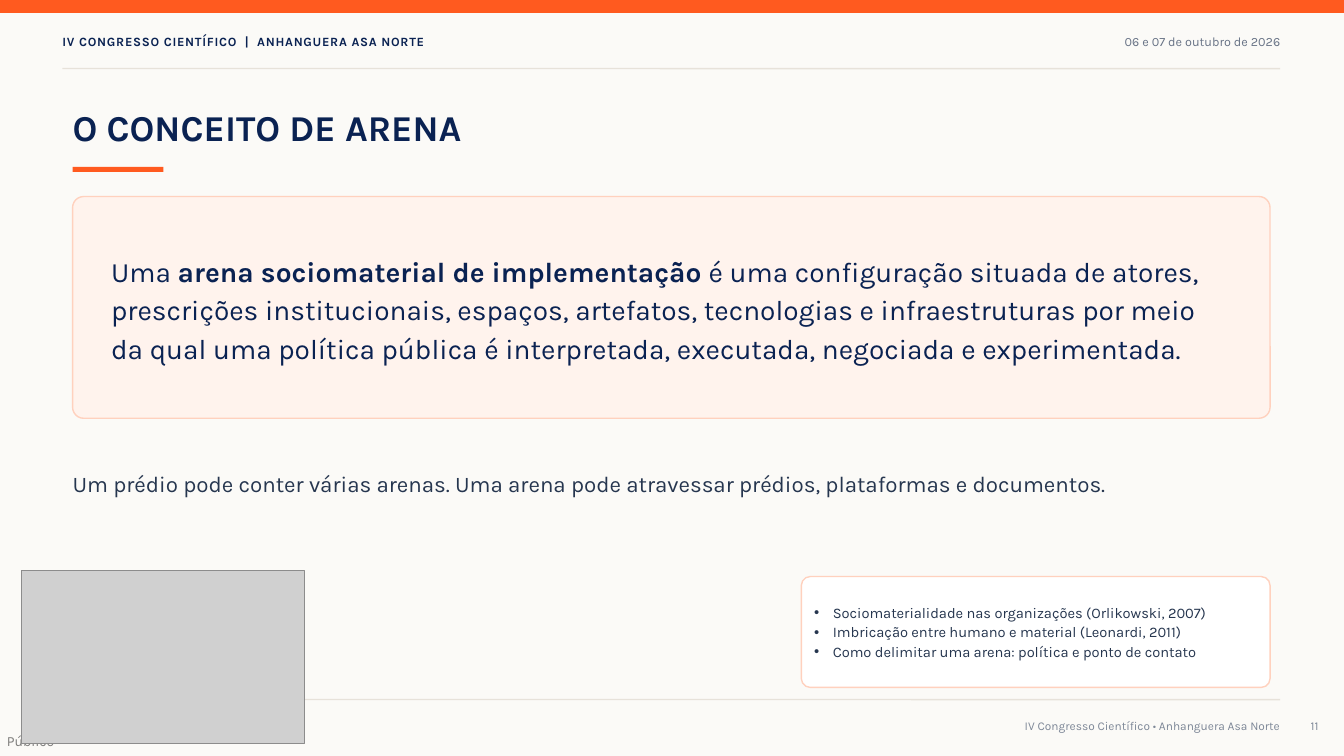
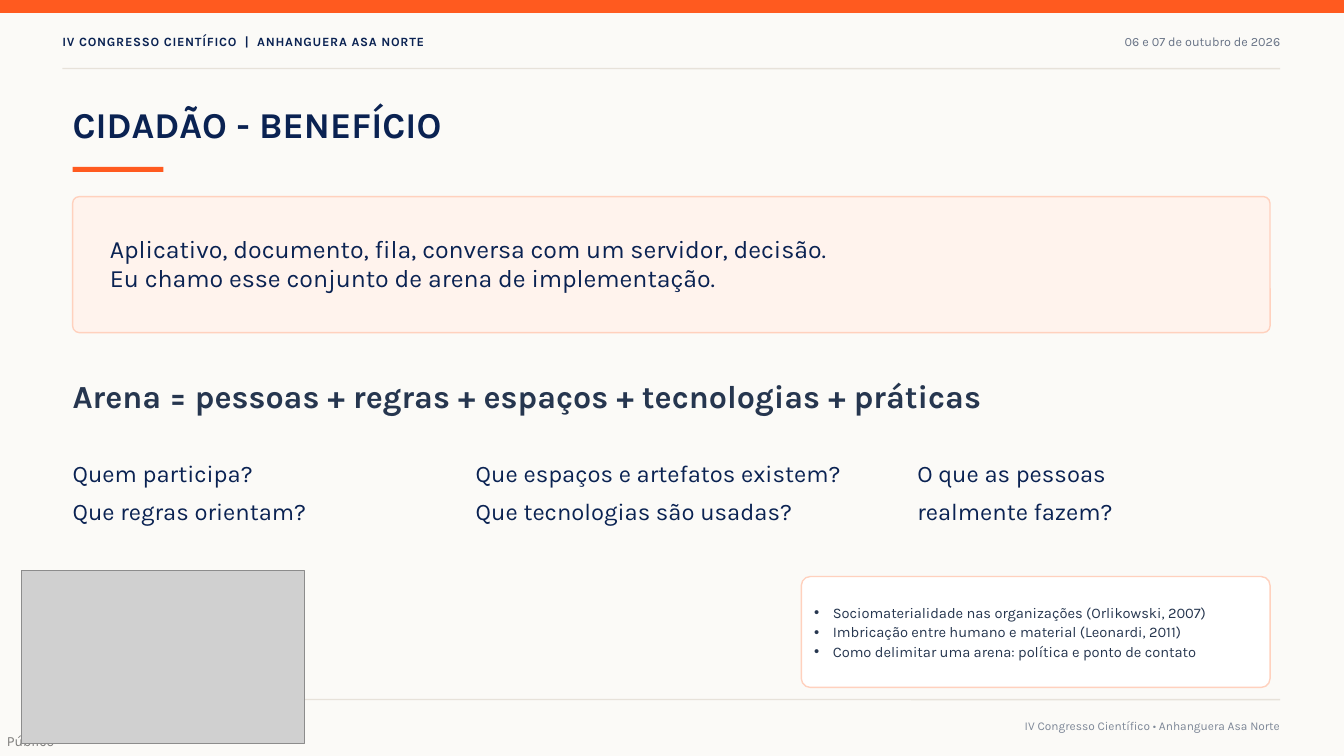
Before and after one commit to cnj-proj-icm/apresenta-o-anhanguera, a slide deck: slide 10 of Palestra_Igor_Caires_Machado_IV_Congresso.pptx (slide 11 before the commit). Drawn at 1344x756 pixels with LibreOffice and Linux fonts; fonts in the diff are those of the drawing; grey boxes stand for pictures. Boxes give left, top, right and bottom in pixels: in the first picture for what was removed or moved away, otherwise in the second. Text is boxed around its words. In the diff, an @@ line names an element or a change of style, - is before the commit and + after.

```diff
--- a/Palestra_Igor_Caires_Machado_IV_Congresso.pptx
+++ b/Palestra_Igor_Caires_Machado_IV_Congresso.pptx
@@ text at (73,105,441,139): text changed @@
-O CONCEITO DE ARENA
+CIDADÃO - BENEFÍCIO
@@ rounded rectangle "Aplicativo, documento, fila, conversa com ...": place and size @@
-rounded rectangle "Aplicativo, documento, fila, conversa com ..." at (73,197,1270,418)
+rounded rectangle "Aplicativo, documento, fila, conversa com ..." at (73,197,1270,333)
@@ text in rounded rectangle at (110,241,827,292): text changed; size 20 to 17.8 pt @@
-Uma arena sociomaterial de implementação é uma configuração situada de atores, prescrições institucionais, espaços, artefatos, tecnologias e infraestruturas por meio da qual uma política pública é interpretada, executada, negociada e experimentada.
+Aplicativo, documento, fila, conversa com um servidor, decisão.
+Eu chamo esse conjunto de arena de implementação.
@@ text at (73,383,981,416): text changed; size 16 to 23 pt; bold on @@
-Um prédio pode conter várias arenas. Uma arena pode atravessar prédios, plataformas e documentos.
+Arena = pessoas + regras + espaços + tecnologias + práticas
@@ text added at (73,465,307,526), 17 pt, text #0A2252 @@
+Quem participa?
+Que regras orientam?
@@ text added at (476,465,840,526), 17 pt, text #0A2252 @@
+Que espaços e artefatos existem?
+Que tecnologias são usadas?
@@ text added at (917,467,1113,521), 17 pt, text #0A2252 @@
+O que as pessoas
+realmente fazem?
@@ page number removed at (1311,722,1319,730) @@
-11
```
Also in this commit, not shown: 12 other slides changed, 11 slides added, 10 slides removed, 21 other files.
